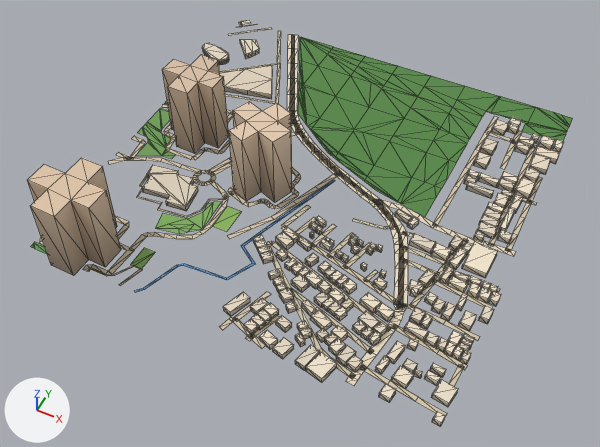
What one commit did to the glTF model public/assets/bengaluru-region-v1/tiles/t-6_-21-l0.glb.
Before and after are seen from a 50 mm camera at (-2448.0, -10913.0, 731.0) aimed at (-2744.0, -10321.0, -9.0). The lights are fixed; the arrows at lower left show +X, +Y and +Z. The first picture is the older version. Mesh edges are drawn as thin lines.

In view in the first picture: 'building', 'ground', 'water'.
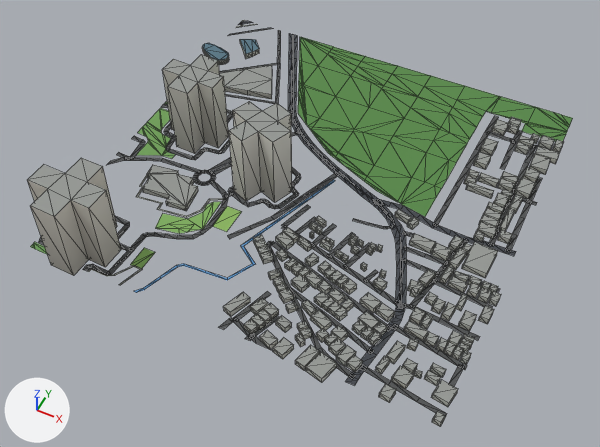
What the commit changed:
me_building is used by ob_building; location (-3000.0, -10500.0, 0.0).
me_building had 1460 vertices, 1860 faces and spanned x -16.0..504.0, y -11.0..458.0, z 0.0..98.0.
me_building now has 1460 vertices, 2260 faces and spans x -16.0..504.0, y -11.0..458.0, z 0.0..98.0.
me_building part 1: 1860 kept faces spanning x -16.0..504.0, y -11.0..458.0, z 0.0..98.0 get new vertex colours.
Edits to the shape of me_building do not show in these pictures.
me_ground is used by ob_ground; location (-3000.0, -10500.0, 0.0).
me_ground had 1199 vertices, 1128 faces and spanned x -3.0..500.0, y -3.0..503.0, z 1.0.
me_ground now has 1219 vertices, 1146 faces and spans x 0.0..500.0, y 0.0..500.0, z 1.0.
me_ground part 2: the loose piece of 64 vertices spanning x 77.0..416.0, y 105.0..502.0, z 1.0 is rebuilt with 64 vertices and now spans x 78.0..415.0, y 106.0..500.0, z 1.0.
me_ground part 3: the loose piece of 56 vertices spanning x 83.0..418.0, y 108.0..502.0, z 1.0 is rebuilt with 56 vertices and now spans x 83.0..416.0, y 108.0..500.0, z 1.0.
me_ground part 4: the loose piece of 6 vertices spanning x -1.0..51.0, y 455.0..502.0, z 1.0 is rebuilt with 6 vertices and now spans x 0.0..52.0, y 454.0..500.0, z 1.0.
me_ground part 5: 38 vertices moved from x -1.0..238.0, y 5.0..335.0, z 1.0 to x 0.0..232.0, y 5.0..335.0, z 1.0; 27 vertices removed from x -2.0..247.0, y 0.0..349.0, z 1.0; 33 vertices added at x 0.0..247.0, y 0.0..351.0, z 1.0.
me_ground part 6: 2 vertices moved from x 436.0..437.0, y 16.0..22.0, z 1.0 to x 437.0, y 15.0..21.0, z 1.0; 6 vertices removed from x 461.0..469.0, y 11.0..160.0, z 1.0; 14 vertices added at x 455.0..500.0, y 0.0..160.0, z 1.0.
me_ground part 7: 4 vertices moved from x -1.0..82.0, y 464.0..493.0, z 1.0 to x 0.0..86.0, y 455.0..494.0, z 1.0; 6 vertices removed from x -1.0..64.0, y 478.0..501.0, z 1.0; 8 vertices added at x 0.0..73.0, y 477.0..500.0, z 1.0.
me_ground part 8: 7 vertices moved from x 250.0..303.0, y -3.0..19.0, z 1.0 to x 250.0..295.0, y 0.0..19.0, z 1.0; 1 vertex removed from x 305.0, y 3.0, z 1.0; 3 vertices added at x 310.0..316.0, y 0.0..1.0, z 1.0.
me_ground part 9: 615 kept faces spanning x 0.0..500.0, y 0.0..494.0, z 1.0 get new vertex colours; the middle colour goes from beige #d7c9ae to dark grey #535556.
Other edits to the shape of me_ground do not show in these pictures.

What differs and where, as boxes (x1, y1, x2, y2) in the pictures (600 x 447 px; the box of a moved part takes in the faces that stretch with it):
'ground', reshaped
    before: (31, 20, 573, 416)
    after: (31, 20, 573, 423)
part 1 of me_building, recoloured
    both: (27, 39, 564, 426)
part 2 of me_ground, rebuilt
    before: (287, 34, 404, 309)
    after: (288, 33, 403, 309)
part 3 of me_ground, rebuilt
    before: (289, 35, 408, 310)
    after: (291, 35, 406, 310)
part 4 of me_ground, rebuilt
    before: (229, 27, 272, 35)
    after: (228, 28, 273, 36)
part 5 of me_ground, moved or reshaped
    both: (39, 101, 299, 285)
part 6 of me_ground, moved or reshaped
    before: (362, 280, 493, 416)
    after: (360, 280, 493, 423)
part 7 of me_ground, moved or reshaped
    both: (236, 22, 281, 63)
part 8 of me_ground, moved or reshaped
    before: (220, 317, 266, 348)
    after: (219, 317, 273, 351)
part 9 of me_ground, recoloured
    both: (39, 22, 542, 386)
